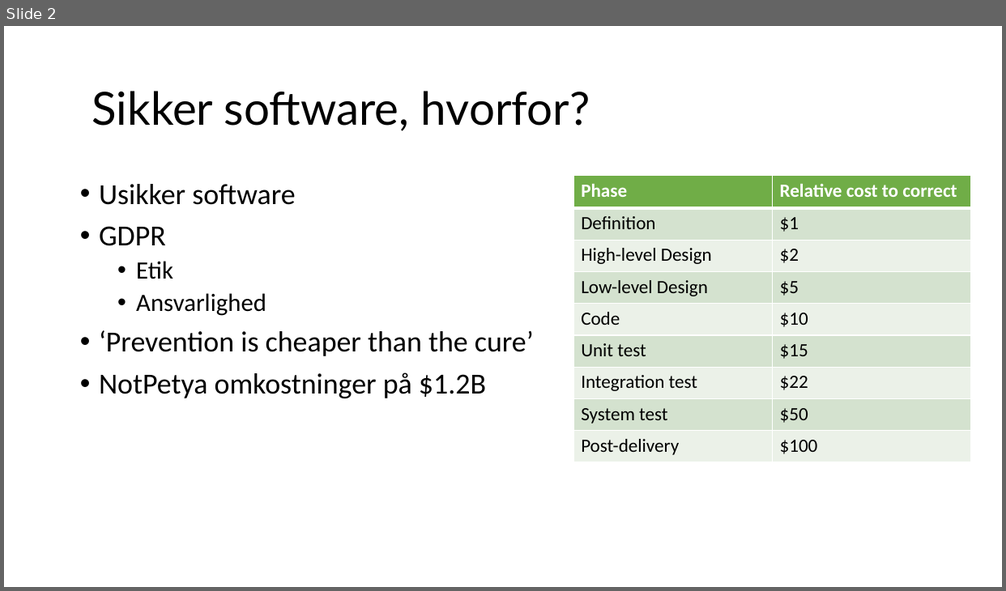
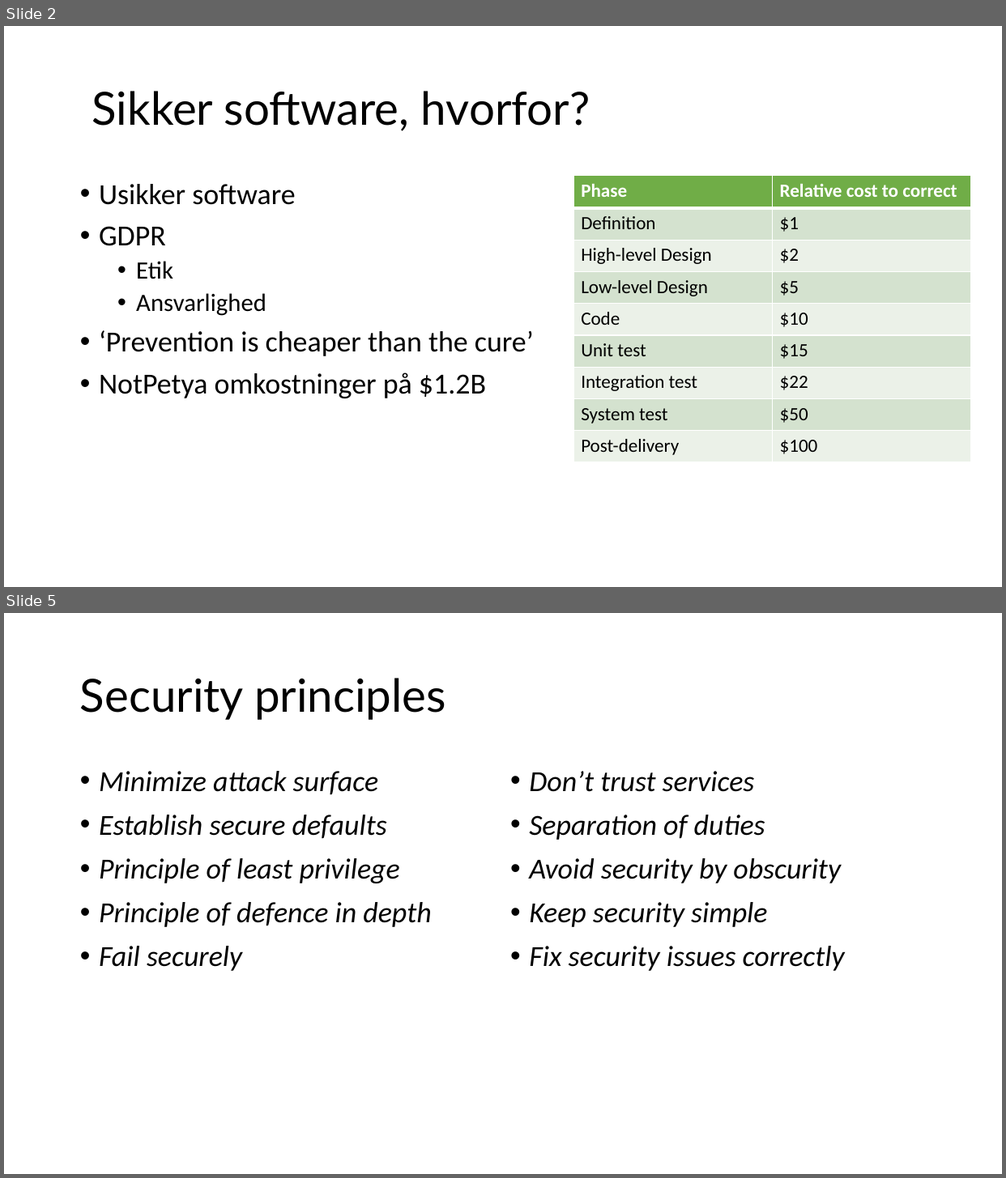
Before and after one commit to Kristiansax/kea-software-security-exam-slides, a slide deck: 2 - Sikkerhed i udviklingsprocesser.pptx. Shown one above the other, each under a label of ours: slide 2 before the commit, slides 2 and 5 after it; the slides between them are not shown. The pictures are 1006x591 and 1006x1178 pixels, drawn with LibreOffice and Linux fonts; fonts in the diff are those of the drawing. Boxes give left, top, right and bottom in pixels: in the first picture for what was removed or moved away, otherwise in the second. Text is boxed around its words. In the diff, an @@ line names an element or a change of style, - is before the commit and + after.

```diff
--- a/2 - Sikkerhed i udviklingsprocesser.pptx
+++ b/2 - Sikkerhed i udviklingsprocesser.pptx
@@ slide 5 added at box(4, 613, 1002, 1174), background #FFFFFF @@
@@ title added at box(80, 678, 446, 720), 44 pt, text #000000 @@
+Security principles
@@ text added at box(99, 771, 431, 971), 28 pt, text #000000, italic @@
+• Minimize attack surface
+• Establish secure defaults
+• Principle of least privilege
+• Principle of defence in depth
+• Fail securely
@@ text added at box(529, 771, 845, 971), 28 pt, text #000000, italic @@
+• Don’t trust services
+• Separation of duties
+• Avoid security by obscurity
+• Keep security simple
+• Fix security issues correctly
```
Also in this commit, not shown: 1 slide changed, 3 other slides added, 18 other files.
